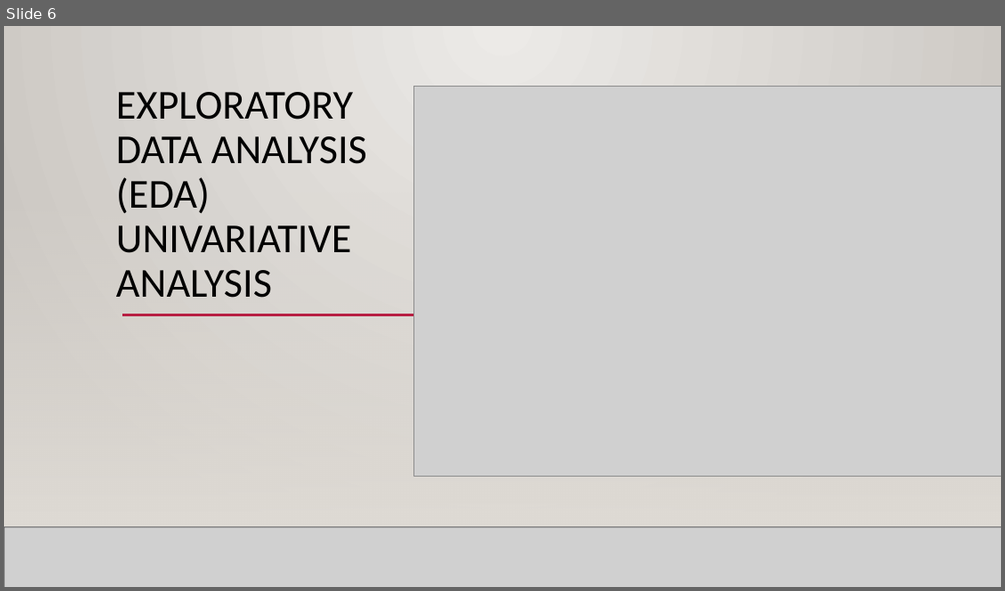
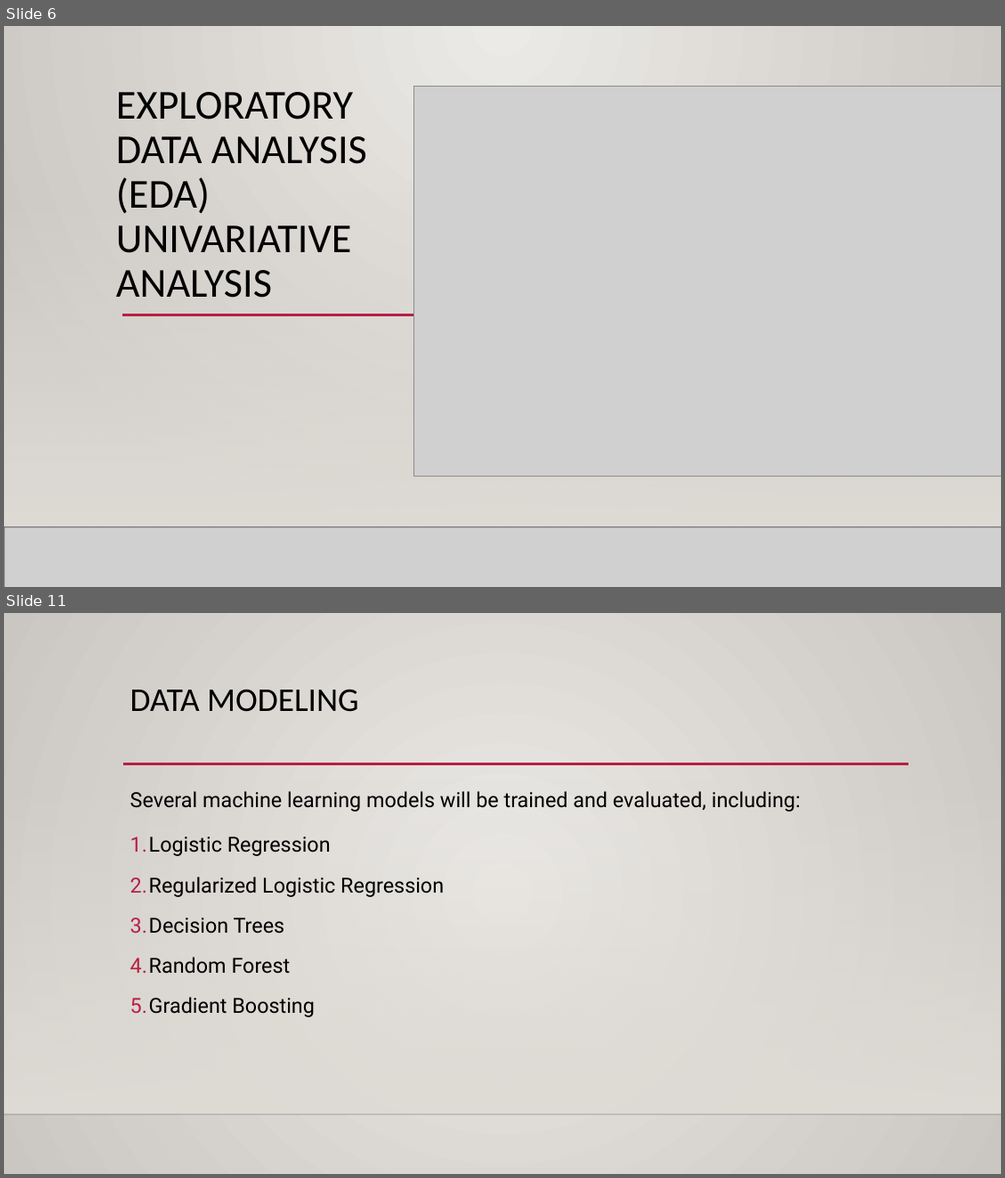
Before and after one commit to djdrjeff/phase3project_KelvinNjenga, a slide deck: Presentation1.pptx. Shown one above the other, each under a label of ours: slide 6 before the commit, slides 6 and 11 after it; the slides between them are not shown. The pictures are 1005x591 and 1005x1178 pixels, drawn with LibreOffice and Linux fonts; fonts in the diff are those of the drawing; grey boxes stand for pictures; background and template pictures are left out. Boxes give left, top, right and bottom in pixels: in the first picture for what was removed or moved away, otherwise in the second. Text is boxed around its words. In the diff, an @@ line names an element or a change of style, - is before the commit and + after.

```diff
--- a/Presentation1.pptx
+++ b/Presentation1.pptx
@@ slide 11 added at [4, 613, 1001, 1174], background gradient #ECEAE7 to #CAC7C1; not listed: 3 template elements that a slide beside it also shows @@
@@ title added at [130, 689, 359, 712], 32 pt, text #000000 @@
+DATA MODELING
@@ text added at [130, 791, 801, 1017], 20 pt, text #000000 @@
+Several machine learning models will be trained and evaluated, including:
+1. Logistic Regression
+2. Regularized Logistic Regression
+3. Decision Trees
+4. Random Forest
+5. Gradient Boosting
```
Also in this commit, not shown: 6 other slides added, 1 other file.
